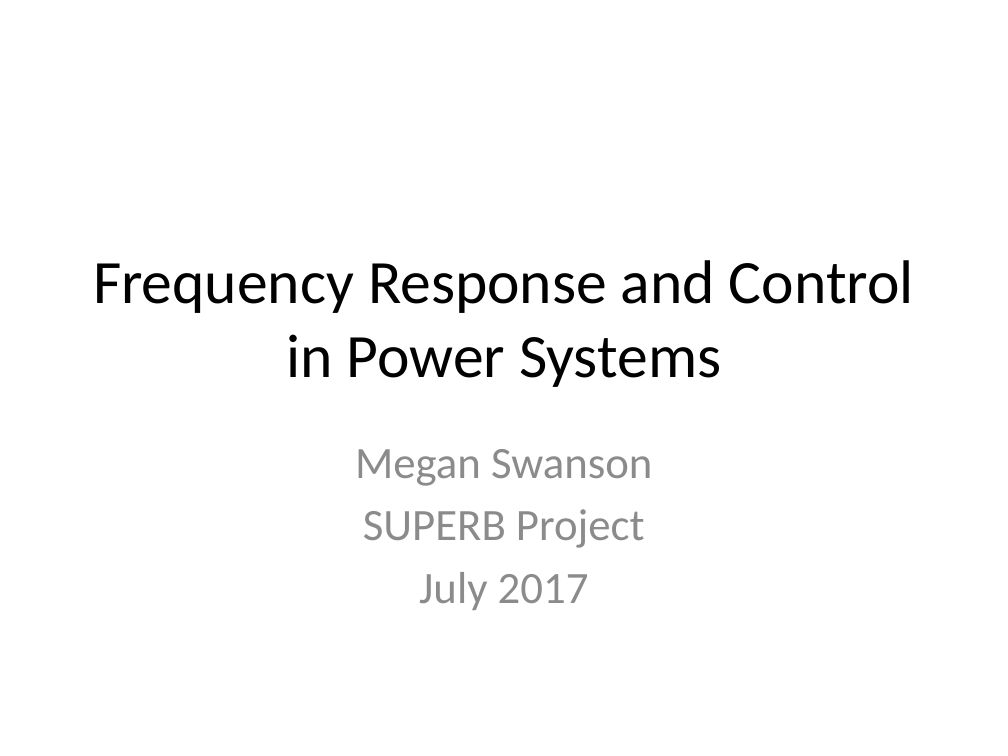
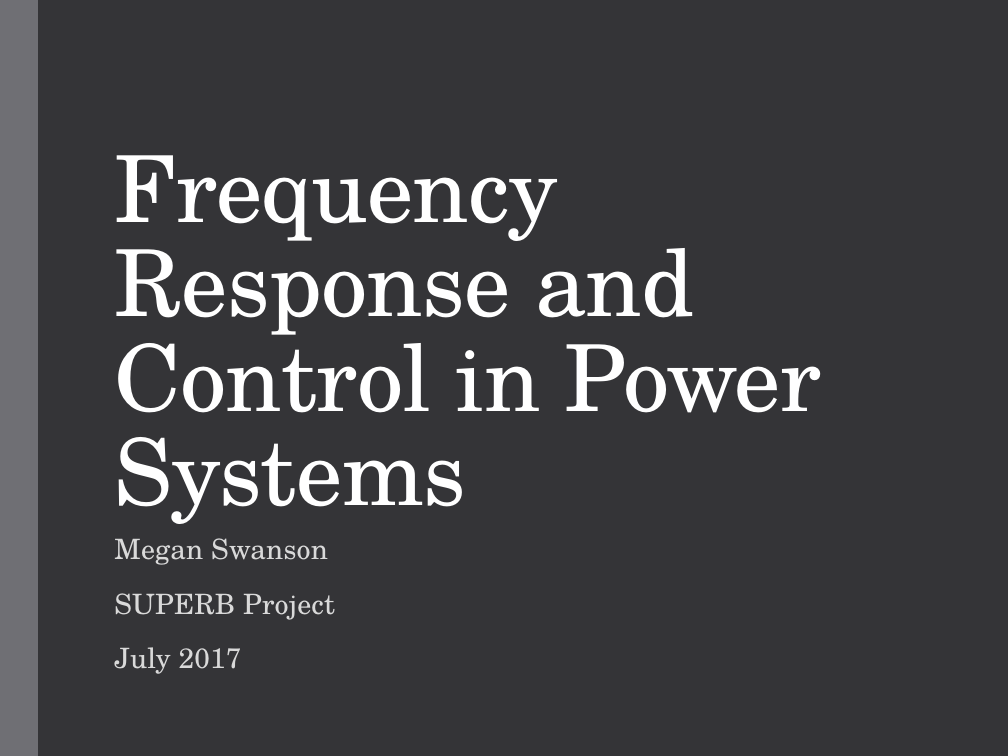
Before and after one commit to mswan96/SUPERB, a slide deck: slide 1 of Literature Review.pptx. Drawn at 1008x756 pixels with LibreOffice and Linux fonts; fonts in the diff are those of the drawing. Boxes give left, top, right and bottom in pixels: in the first picture for what was removed or moved away, otherwise in the second. Text is boxed around its words. In the diff, an @@ line names an element or a change of style, - is before the commit and + after.

```diff
--- a/Literature Review.pptx
+++ b/Literature Review.pptx
@@ background #FFFFFF to #353537 @@
@@ rectangle added at (0,0,38,756), fill #6F6F74 @@
@@ title "Frequency Response and Control in ...": place and size @@
-title "Frequency Response and Control in ..." at (93,260,914,387)
+title "Frequency Response and Control in ..." at (114,155,822,524)
@@ title "Frequency Response and Control in ..." at (114,155,822,524): size 44 to 66 pt, font Calibri to TeX Gyre Schola, text colour #000000 to #FFFFFF, letter spacing 0 to -0.5 pt; alignment centre to left; line spacing 1 to 0.85; vertical alignment middle to bottom @@
@@ subtitle "Megan Swanson": place and size @@
-subtitle "Megan Swanson" at (355,449,652,610)
+subtitle "Megan Swanson" at (114,538,335,674)
@@ subtitle "Megan Swanson" at (114,538,335,674): size 32 to 20 pt, font Calibri to TeX Gyre Schola, text colour #8C8C8C to #D9D9D9, letter spacing 0 to 0.1 pt; alignment centre to left; line spacing 1 to 0.95; more space between paragraphs @@
```
Also in this commit, not shown: 11 other slides changed, 4 slides added, 5 other files.
